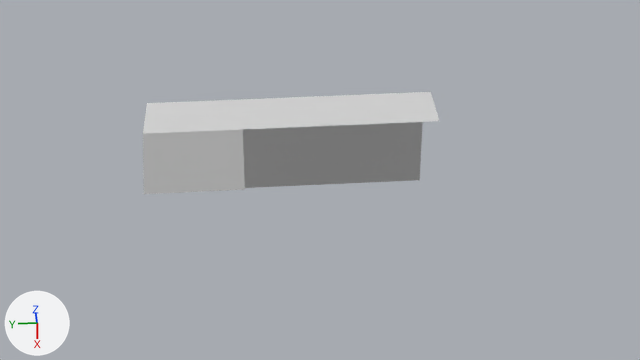
The Blender file SpaceshipNurms.blend, before and after one commit.
One viewpoint serves both versions: the file's camera 'Camera'. Every picture has the same lights, and +X, +Y and +Z are marked at lower left.
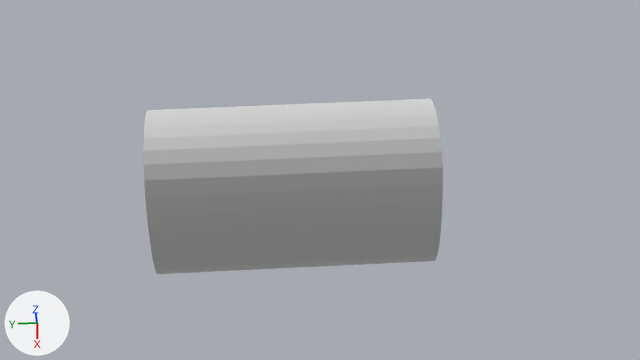
Commit message: Closed left cylinder by adding planes

Diff of the bpy script that builds the scene:
```diff
--- a/SpaceshipNurms.blend.py
+++ b/SpaceshipNurms.blend.py
@@ me_plane @@
 me_plane.from_pydata(...)  # 18 vertices, 10 faces; spans x -0.04..2.78, y -3.0..3.0, z -2.96..0.0
 # used by ob_plane; location = (0.0, 0.0, 0.0)
 # verts and faces of me_plane; kept vertices keep their numbers, new ones are numbered from 18
 # before: 4 (2.78, -1.0, 0.0), 5 (2.78, 1.0, 0.0), 8 (2.78, -3.0, 0.0), 9 (-0.04, -1.0, -2.02), 10 (-0.04, 1.0, -2.02)
 # before: 11 (-0.04, -3.0, -2.02), 13 (2.78, 3.0, 0.0), 16 (0.78, 1.0, -2.96), 17 (0.78, 3.0, -2.96)
+# me_plane part 1
+for new, old in zip([*range(18, 22)], [4, 5, 8, 13]): verts[new] = verts[old] + (0.83, 0.0, -0.94)
+for new, old in zip([*range(22, 26)], [*range(18, 22)]): verts[new] = verts[old] + (0.0, 0.0, -1.21)
+for new, old in zip([*range(26, 30)], [*range(22, 26)]): verts[new] = verts[old] + (-0.83, 0.0, -0.81)
+verts[30] = (0.78, -1.0, -2.96)
+verts[31] = (0.78, -3.0, -2.96)
+faces += [(9, 10, 16, 30), (9, 30, 31, 11), (16, 17, 29, 27), (16, 27, 26, 30), (26, 28, 31, 30), (4, 18, 19, 5)]
+faces += [(4, 8, 20, 18), (5, 19, 21, 13), (19, 23, 25, 21), (18, 22, 23, 19), (18, 20, 24, 22), (23, 27, 29, 25)]
+faces += [(22, 26, 27, 23), (22, 24, 28, 26)]
@@ ob_plane @@
 _m = ob_plane.modifiers.new('Subdivision', 'SUBSURF')
-_m.subdivision_type = 'SIMPLE'
 _m.levels = 3
```

What differs and where, as boxes [x1, y1, x2, y2] in the pictures (640 x 360 px):
'Plane', reshaped, modifiers changed (71% taller): before [143, 92, 439, 194]; after [143, 99, 443, 274]
part 1 of me_plane, added: after [145, 126, 443, 274]
